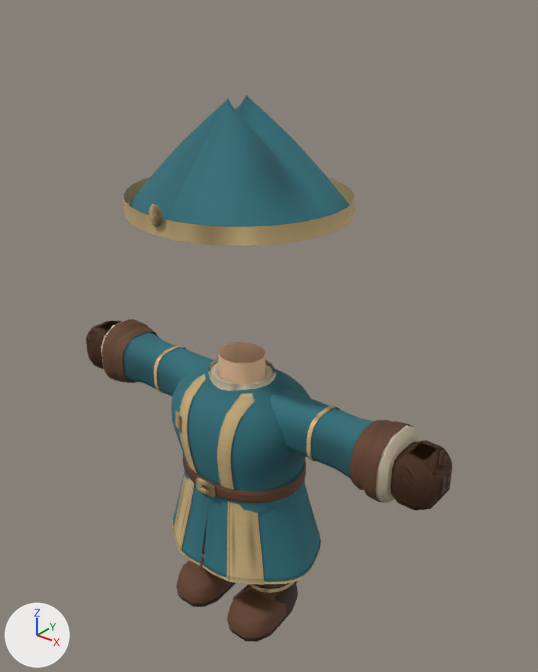
The glTF model src/assets/models/wardrobe/classes/traje_clerigo_marea.glb, before and after one commit.
Camera for both pictures: a 50 mm lens placed at (1.85, -2.13, 2.78), pointed at (0.06, 0.11, 1.39). Arrows for +X, +Y and +Z are at lower left; the lights stay in place. The first picture is the older version. Vertices at exactly the same position are counted once.

In view in the first picture: 'medieval-leg-l', 'medieval-leg-r', 'medieval-sleeve-l', 'medieval-sleeve-r', 'medieval-tunic', 'suit-bracer-l', 'suit-bracer-r', 'suit-glove-left', 'suit-head' and 6 more.
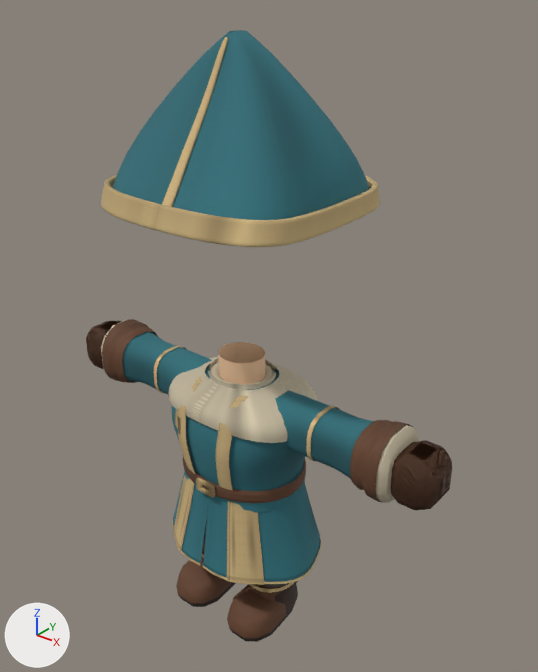
Changed parts and their boxes (x1, y1, x2, y2) in the pictures (538 x 672 px):
'suit-head', reshaped (21% wider, 43% taller)
    before: (124, 95, 355, 246)
    after: (101, 30, 380, 247)
'medieval-tunic', reshaped
    before: (171, 342, 322, 585)
    after: (169, 342, 322, 585)
part 1 of me_medieval_tunic, rebuilt (7% narrower)
    before: (179, 374, 206, 473)
    after: (177, 376, 202, 474)
part 2 of me_medieval_tunic, rebuilt
    before: (217, 393, 255, 490)
    after: (216, 396, 248, 491)
part 3 of me_medieval_tunic, added (beige)
    after: (169, 357, 318, 443)
part 4 of me_suit_head, rebuilt (17% wider, 44% taller)
    before: (129, 95, 349, 227)
    after: (113, 30, 370, 220)
part 5 of me_suit_head, rebuilt
    before: (124, 177, 355, 246)
    after: (101, 175, 380, 247)
part 6 of me_suit_head, added
    after: (162, 37, 228, 207)
part 7 of me_suit_head, deleted
    before: (149, 204, 162, 227)

The change, as a diff of the scene's bpy script:
```diff
--- a/src/assets/models/wardrobe/classes/traje_clerigo_marea.glb.py
+++ b/src/assets/models/wardrobe/classes/traje_clerigo_marea.glb.py
@@ me_medieval_tunic @@
 # used by ob_medieval_tunic; location = (0.0, 0.0, 0.0)
-me_medieval_tunic.from_pydata(...)  # 2858 vertices, 4968 faces; spans x -0.395..0.395, y -0.307..0.304, z 0.35..1.335
+me_medieval_tunic.from_pydata(...)  # 3155 vertices, 5480 faces; spans x -0.395..0.395, y -0.307..0.304, z 0.35..1.335
+# me_medieval_tunic part 1: the loose piece of 112 vertices spanning x -0.163..-0.07, y -0.263..-0.006, z 0.81..1.225 is rebuilt with 112 vertices and now spans x -0.163..-0.07, y -0.272..-0.033, z 0.81..1.225
+# me_medieval_tunic part 2: the loose piece of 112 vertices spanning x 0.07..0.163, y -0.263..-0.006, z 0.81..1.225 is rebuilt with 112 vertices and now spans x 0.07..0.163, y -0.272..-0.033, z 0.81..1.225
+# me_medieval_tunic part 3: a new loose piece of 297 vertices spanning x -0.346..0.346, y -0.261..0.261, z 1.072..1.24, in mat_linen
+# other edits to the shape of me_medieval_tunic do not show in these pictures
 me_medieval_tunic.materials.append(mat_tunic)
@@ me_suit_head @@
 # used by ob_suit_head; location = (0.0, 0.0, 0.0)
-me_suit_head.from_pydata(...)  # 914 vertices, 1696 faces; spans x -0.452..0.452, y -0.446..0.432, z 1.96..2.379
+me_suit_head.from_pydata(...)  # 2488 vertices, 4968 faces; spans x -0.477..0.477, y -0.442..0.462, z 1.978..2.6
+# me_suit_head part 4: the loose piece of 640 vertices spanning x -0.446..0.446, y -0.425..0.425, z 1.96..2.379 is rebuilt with 1248 vertices and now spans x -0.451..0.451, y -0.418..0.438, z 1.983..2.6
+# me_suit_head part 5: the loose piece of 128 vertices spanning x -0.452..0.452, y -0.432..0.432, z 1.96..2.025 is rebuilt with 864 vertices and now spans x -0.477..0.477, y -0.442..0.462, z 1.978..2.067
+# me_suit_head part 6: a new loose piece of 230 vertices spanning x -0.023..0.023, y -0.404..-0.047, z 2.026..2.582, in mat_tunictrim
+# me_suit_head part 7: the loose piece of 146 vertices spanning x -0.032..0.032, y -0.446..-0.428, z 1.995..2.075 is deleted
+# other edits to the shape of me_suit_head do not show in these pictures
 me_suit_head.materials.append(mat_tunic)
 me_suit_head.materials.append(mat_tunictrim)
-me_suit_head.materials.append(mat_brass)
```
